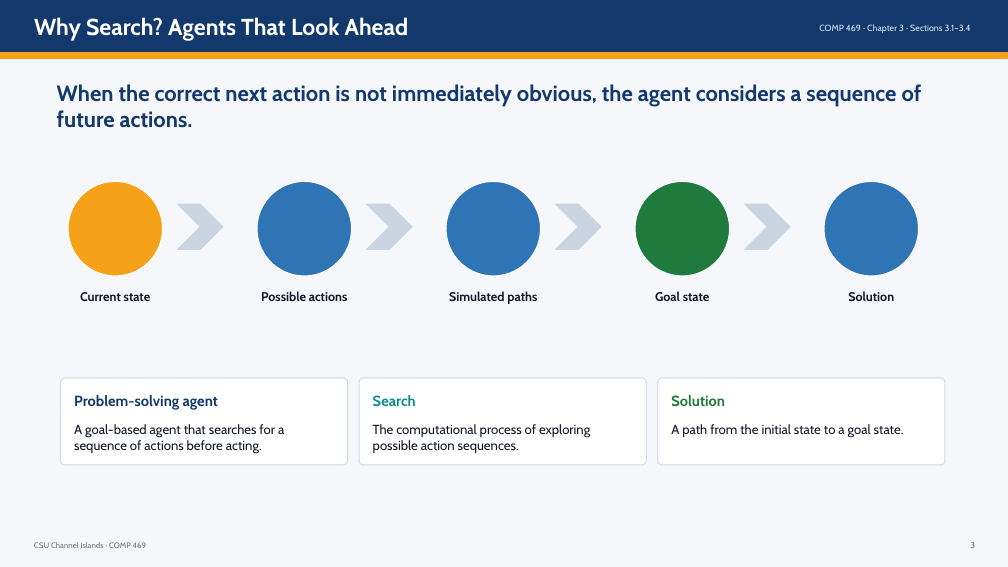
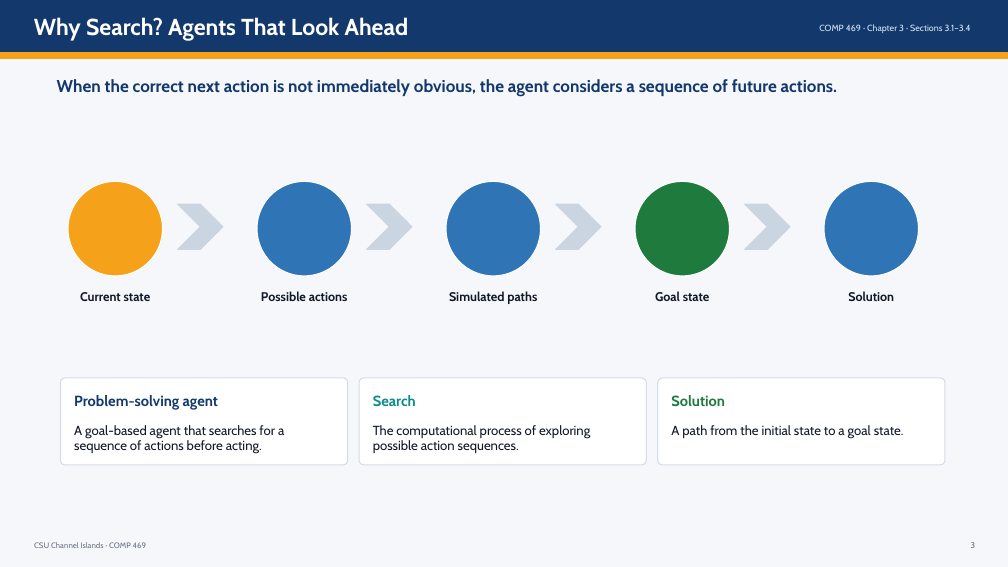
Before and after one commit to DrNatas/Comp_469, a slide deck: slide 3 of Fall 2026/L03 - Uniformed Search/COMP469_Chapter3_Sections_3_1_to_3_4_CSUCI.pptx. Drawn at 1008x567 pixels with LibreOffice and Linux fonts; fonts in the diff are those of the drawing. Boxes give left, top, right and bottom in pixels: in the first picture for what was removed or moved away, otherwise in the second. Text is boxed around its words. In the diff, an @@ line names an element or a change of style, - is before the commit and + after.

```diff
--- a/Fall 2026/L03 - Uniformed Search/COMP469_Chapter3_Sections_3_1_to_3_4_CSUCI.pptx
+++ b/Fall 2026/L03 - Uniformed Search/COMP469_Chapter3_Sections_3_1_to_3_4_CSUCI.pptx
@@ text "When the correct next action ..." at bbox=[57, 79, 837, 97]: size 21 to 16.3 pt; line spacing 1 to 0.8 @@
```
Also in this commit, not shown: 18 other slides changed.
